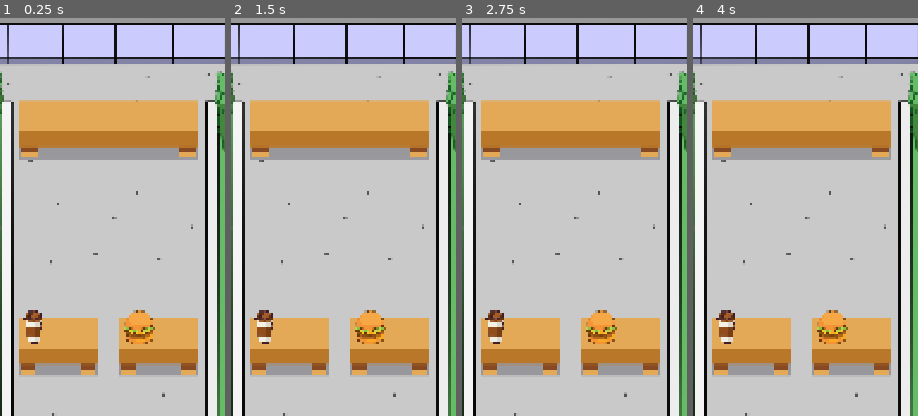
Above: before the commit, frames 1-4 (left to right).
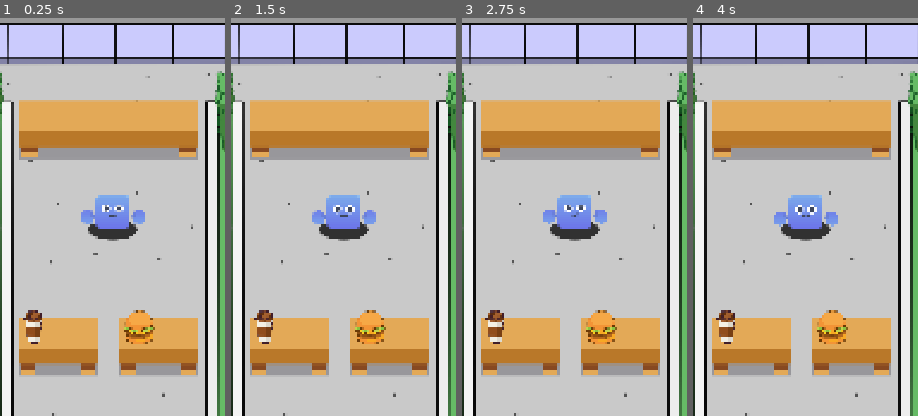
Above: after the commit, the same moments.

Repository: LHO-Developments/Godot-Projects
Game: Godot game, scene res://Scenes/game/game.tscn
The game is run twice, just before and just after one commit, with the same random seed, the same clock (stepped at 60 frames per second) and the same inputs. Before the commit the project has no main scene; this scene is started directly in both runs.
Inputs:
- Up to frame 1 (0.25 s): no input
- Up to frame 2 (1.5 s): tap Enter at 0.5 s; tap Space at 1.25 s
- Up to frame 3 (2.75 s): tap Enter at 2 s
- Up to frame 4 (4 s): tap Space at 2.75 s; tap Enter at 3.5 s
The pictures show only the part of the screen within x 26-76%, y 31-81%; the shares and areas given below are measured in that part.

The runs differ from the first frame. In frame 1, 2.2% of the frame differs, in the area x 36-65%, y 44-57%; in frame 2, 2.2%; in frame 3, 2.2%; in frame 4, 2.2%.

Commit message:
create cashier scene + animation for cashier

Diff:
--- /dev/null
+++ b/Idle Food Stand/idle-food-stand/Scenes/cashier/cashier.gd
@@ -0,0 +1,12 @@
+extends Node2D
+class_name Cashier;
+
+@export var move_speed := 50.0;
+
+@onready var animation_player: AnimationPlayer = $AnimationPlayer;
+
+func move_to_customer() -> void:
+	animation_player.play("Move");
+
+func move_to_item_position() -> void:
+	animation_player.play("Idle");
--- /dev/null
+++ b/Idle Food Stand/idle-food-stand/Scenes/cashier/cashier.tscn
@@ -0,0 +1,168 @@
+[gd_scene load_steps=10 format=3 uid="uid://ckpqvkrwv17gb"]
+
+[ext_resource type="Texture2D" uid="uid://dcia756oe1b40" path="res://Idle Tycoon Assets/Sprites/shadow.png" id="1_ai8dh"]
+[ext_resource type="Script" uid="uid://cmirqf4yhgw84" path="res://Scenes/cashier/cashier.gd" id="1_qivrg"]
+[ext_resource type="Texture2D" uid="uid://vukrm1i8u07n" path="res://Idle Tycoon Assets/Sprites/Characters/blue_body_square.png" id="2_qivrg"]
+[ext_resource type="Texture2D" uid="uid://jf60677t635w" path="res://Idle Tycoon Assets/Sprites/Characters/face_a.png" id="3_d3ika"]
+[ext_resource type="Texture2D" uid="uid://ctjsioplj2qsa" path="res://Idle Tycoon Assets/Sprites/Characters/blue_hand_closed.png" id="4_ndk30"]
+
+[sub_resource type="Animation" id="Animation_wkn3n"]
+resource_name = "Idle"
+length = 0.8
+loop_mode = 1
+step = 0.05
+tracks/0/type = "value"
+tracks/0/imported = false
+tracks/0/enabled = true
+tracks/0/path = NodePath("Visuals/Face:position")
+tracks/0/interp = 1
+tracks/0/loop_wrap = true
+tracks/0/keys = {
+"times": PackedFloat32Array(0, 0.4),
+"transitions": PackedFloat32Array(1, 1),
+"update": 0,
+"values": [Vector2(0, 0), Vector2(0, -4)]
+}
+tracks/1/type = "value"
+tracks/1/imported = false
+tracks/1/enabled = true
+tracks/1/path = NodePath("Visuals/HandLeft:position")
+tracks/1/interp = 1
+tracks/1/loop_wrap = true
+tracks/1/keys = {
+"times": PackedFloat32Array(0, 0.5),
+"transitions": PackedFloat32Array(1, 1),
+"update": 0,
+"values": [Vector2(-61, 17), Vector2(-61, 10)]
+}
+tracks/2/type = "value"
+tracks/2/imported = false
+tracks/2/enabled = true
+tracks/2/path = NodePath("Visuals/HandRight:position")
+tracks/2/interp = 1
+tracks/2/loop_wrap = true
+tracks/2/keys = {
+"times": PackedFloat32Array(0, 0.5),
+"transitions": PackedFloat32Array(1, 1),
+"update": 0,
+"values": [Vector2(63, 17), Vector2(63, 10)]
+}
+tracks/3/type = "value"
+tracks/3/imported = false
+tracks/3/enabled = true
+tracks/3/path = NodePath("Visuals:scale")
+tracks/3/interp = 1
+tracks/3/loop_wrap = true
+tracks/3/keys = {
+"times": PackedFloat32Array(0),
+"transitions": PackedFloat32Array(1),
+"update": 0,
+"values": [Vector2(1, 1)]
+}
+
+[sub_resource type="Animation" id="Animation_73anp"]
+length = 0.001
+tracks/0/type = "value"
+tracks/0/imported = false
+tracks/0/enabled = true
+tracks/0/path = NodePath("Visuals/Face:position")
+tracks/0/interp = 1
+tracks/0/loop_wrap = true
+tracks/0/keys = {
+"times": PackedFloat32Array(0),
+"transitions": PackedFloat32Array(1),
+"update": 0,
+"values": [Vector2(0, 0)]
+}
+tracks/1/type = "value"
+tracks/1/imported = false
+tracks/1/enabled = true
+tracks/1/path = NodePath("Visuals/HandLeft:position")
+tracks/1/interp = 1
+tracks/1/loop_wrap = true
+tracks/1/keys = {
+"times": PackedFloat32Array(0),
+"transitions": PackedFloat32Array(1),
+"update": 0,
+"values": [Vector2(-61, 17)]
+}
+tracks/2/type = "value"
+tracks/2/imported = false
+tracks/2/enabled = true
+tracks/2/path = NodePath("Visuals/HandRight:position")
+tracks/2/interp = 1
+tracks/2/loop_wrap = true
+tracks/2/keys = {
+"times": PackedFloat32Array(0),
+"transitions": PackedFloat32Array(1),
+"update": 0,
+"values": [Vector2(63, 17)]
+}
+tracks/3/type = "value"
+tracks/3/imported = false
+tracks/3/enabled = true
+tracks/3/path = NodePath("Visuals:scale")
+tracks/3/interp = 1
+tracks/3/loop_wrap = true
+tracks/3/keys = {
+"times": PackedFloat32Array(0),
+"transitions": PackedFloat32Array(1),
+"update": 0,
+"values": [Vector2(1, 1)]
+}
+
+[sub_resource type="Animation" id="Animation_wikfu"]
+resource_name = "Move"
+length = 0.6
+loop_mode = 1
+step = 0.05
+tracks/0/type = "value"
+tracks/0/imported = false
+tracks/0/enabled = true
+tracks/0/path = NodePath("Visuals:scale")
+tracks/0/interp = 1
+tracks/0/loop_wrap = true
+tracks/0/keys = {
+"times": PackedFloat32Array(0, 0.3),
+"transitions": PackedFloat32Array(1, 1),
+"update": 0,
+"values": [Vector2(0.9, 1.1), Vector2(1.1, 0.9)]
+}
+
+[sub_resource type="AnimationLibrary" id="AnimationLibrary_etsir"]
+_data = {
+&"Idle": SubResource("Animation_wkn3n"),
+&"Move": SubResource("Animation_wikfu"),
+&"RESET": SubResource("Animation_73anp")
+}
+
+[node name="Cashier" type="Node2D"]
+script = ExtResource("1_qivrg")
+
+[node name="Visuals" type="Node2D" parent="."]
+
+[node name="Shadow" type="Sprite2D" parent="Visuals"]
+position = Vector2(0, 44)
+texture = ExtResource("1_ai8dh")
+
+[node name="Body" type="Sprite2D" parent="Visuals"]
+texture = ExtResource("2_qivrg")
+
+[node name="Face" type="Sprite2D" parent="Visuals"]
+texture = ExtResource("3_d3ika")
+
+[node name="HandLeft" type="Sprite2D" parent="Visuals"]
+position = Vector2(-61, 17)
+rotation = -3.14159
+texture = ExtResource("4_ndk30")
+
+[node name="HandRight" type="Sprite2D" parent="Visuals"]
+position = Vector2(63, 17)
+scale = Vector2(1, -1)
+texture = ExtResource("4_ndk30")
+
+[node name="AnimationPlayer" type="AnimationPlayer" parent="."]
+libraries = {
+&"": SubResource("AnimationLibrary_etsir")
+}
+autoplay = "Idle"
--- a/Idle Food Stand/idle-food-stand/Scenes/game/game.tscn
+++ b/Idle Food Stand/idle-food-stand/Scenes/game/game.tscn
@@ -1,10 +1,11 @@
-[gd_scene load_steps=6 format=3 uid="uid://c2vjxjn1gbyq4"]
+[gd_scene load_steps=7 format=3 uid="uid://c2vjxjn1gbyq4"]
 
 [ext_resource type="Texture2D" uid="uid://cgu7fswwehh4y" path="res://Idle Tycoon Assets/Sprites/Bakground.png" id="1_7pssd"]
 [ext_resource type="Texture2D" uid="uid://cqqkv5e5r0e0f" path="res://Idle Tycoon Assets/Sprites/Counter.png" id="2_d0b77"]
 [ext_resource type="Texture2D" uid="uid://boldt4jc70uuj" path="res://Idle Tycoon Assets/Sprites/Counter_half.png" id="3_7trcl"]
 [ext_resource type="Texture2D" uid="uid://cjacmgi2eu6yq" path="res://Idle Tycoon Assets/Sprites/UI/Coffee.png" id="4_nds08"]
 [ext_resource type="Texture2D" uid="uid://og6fssd6myd8" path="res://Idle Tycoon Assets/Sprites/UI/Burger.png" id="5_5l446"]
+[ext_resource type="PackedScene" uid="uid://ckpqvkrwv17gb" path="res://Scenes/cashier/cashier.tscn" id="6_d0b77"]
 
 [node name="Game" type="Node2D"]
 
@@ -36,3 +37,6 @@
 position = Vector2(-57.5, -53.3334)
 scale = Vector2(0.42, 0.42)
 texture = ExtResource("5_5l446")
+
+[node name="Cashier" parent="." instance=ExtResource("6_d0b77")]
+position = Vector2(548, 1056)
--- a/Idle Food Stand/idle-food-stand/project.godot
+++ b/Idle Food Stand/idle-food-stand/project.godot
@@ -11,6 +11,7 @@
 [application]
 
 config/name="Idle Food Stand"
+run/main_scene="uid://c2vjxjn1gbyq4"
 config/features=PackedStringArray("4.4", "Mobile")
 config/icon="res://icon.svg"
 
Not shown, added: Idle Food Stand/idle-food-stand/Scenes/cashier/cashier.gd.uid
